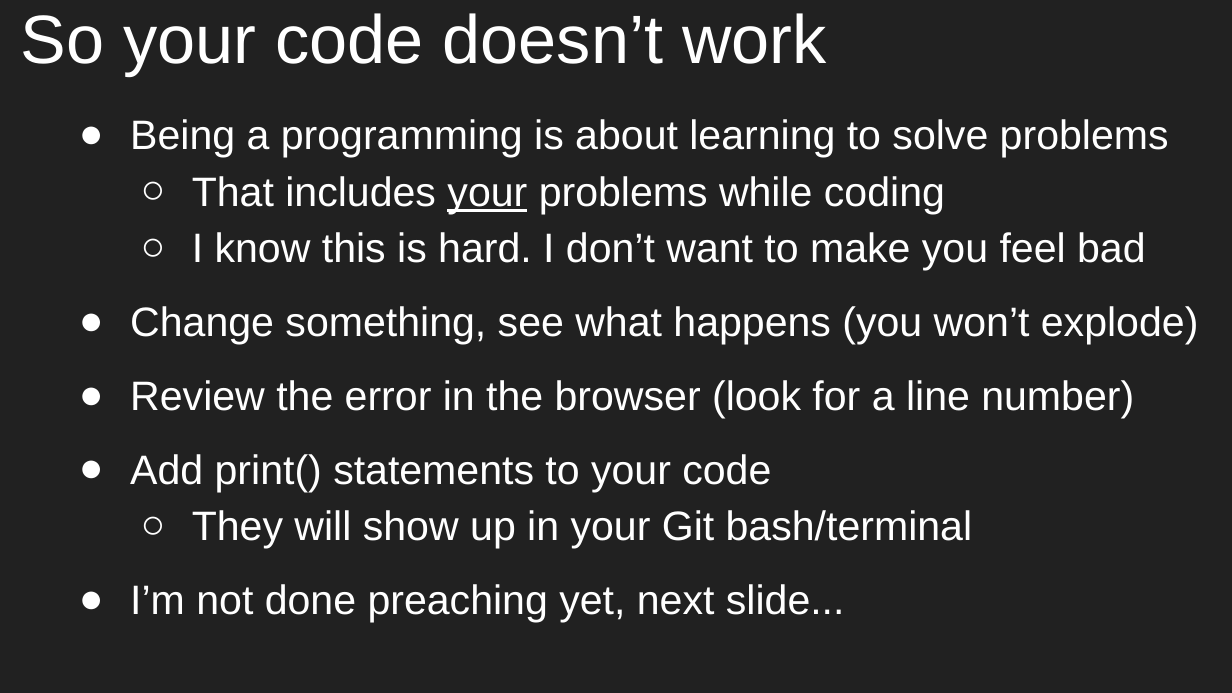
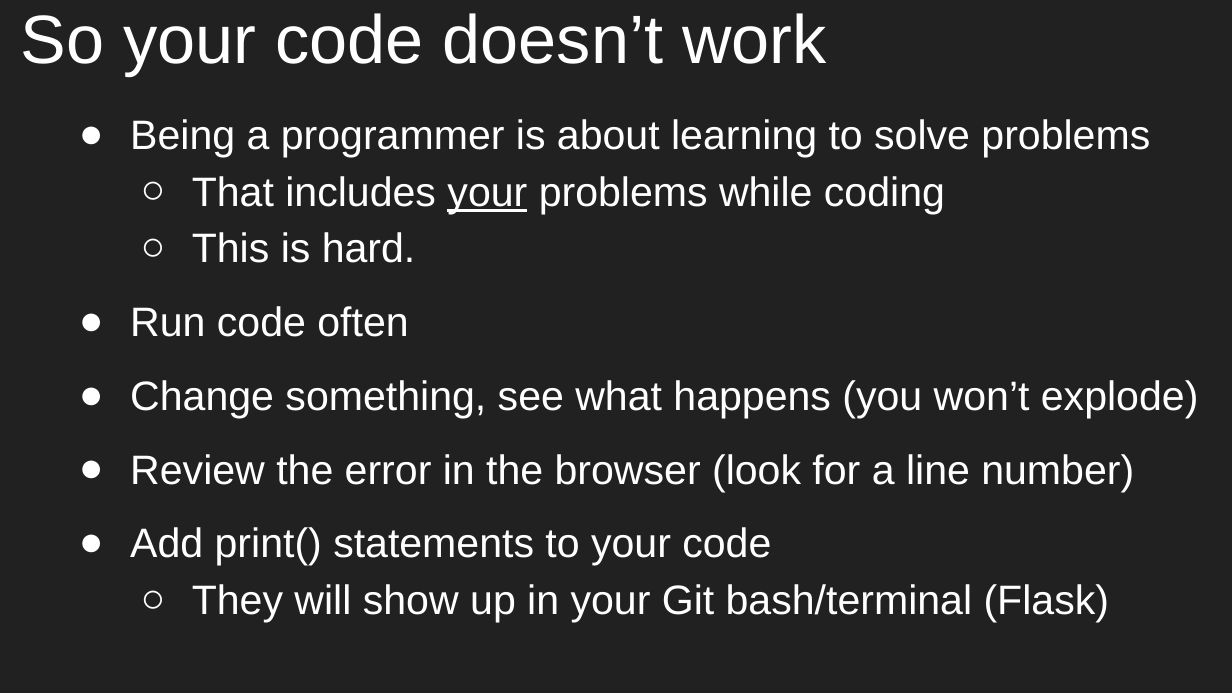
Before and after one commit to aleesham/lc101-unit2, a slide deck: slide 7 of slides/Unit 2 - LC 101 - Class 6.pptx (slide 3 before the commit). Drawn at 1232x693 pixels with LibreOffice and Linux fonts; fonts in the diff are those of the drawing. Boxes give left, top, right and bottom in pixels: in the first picture for what was removed or moved away, otherwise in the second. Text is boxed around its words. In the diff, an @@ line names an element or a change of style, - is before the commit and + after.

```diff
--- a/slides/Unit 2 - LC 101 - Class 6.pptx
+++ b/slides/Unit 2 - LC 101 - Class 6.pptx
@@ text at (130, 119, 1150, 157): text changed @@
-● Being a programming is about learning to solve problems
+● Being a programmer is about learning to solve problems
@@ text at (130, 232, 416, 337): text changed @@
-  ○ I know this is hard. I don’t want to make you feel bad
+  ○ This is hard.
+● Run code often
@@ text at (192, 584, 1109, 622): text changed @@
-  ○ They will show up in your Git bash/terminal
-● I’m not done preaching yet, next slide...
+  ○ They will show up in your Git bash/terminal (Flask)
```
Also in this commit, not shown: 8 slides added, 6 slides removed, 1 other file.
